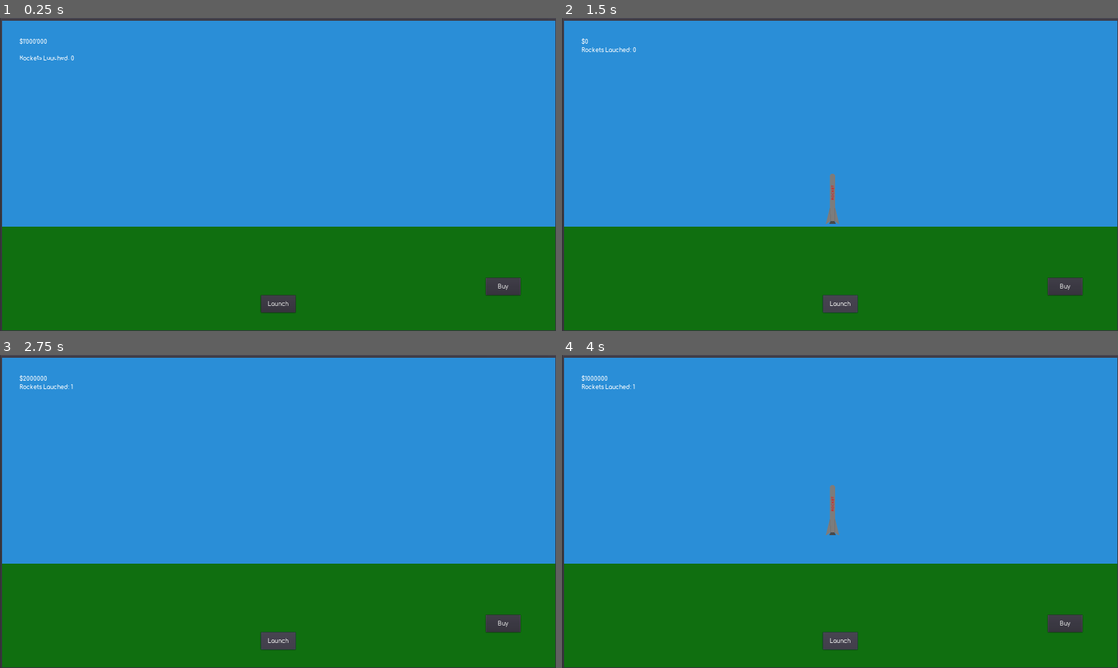
Above: before the commit, frames 1-4 (two rows, left to right).
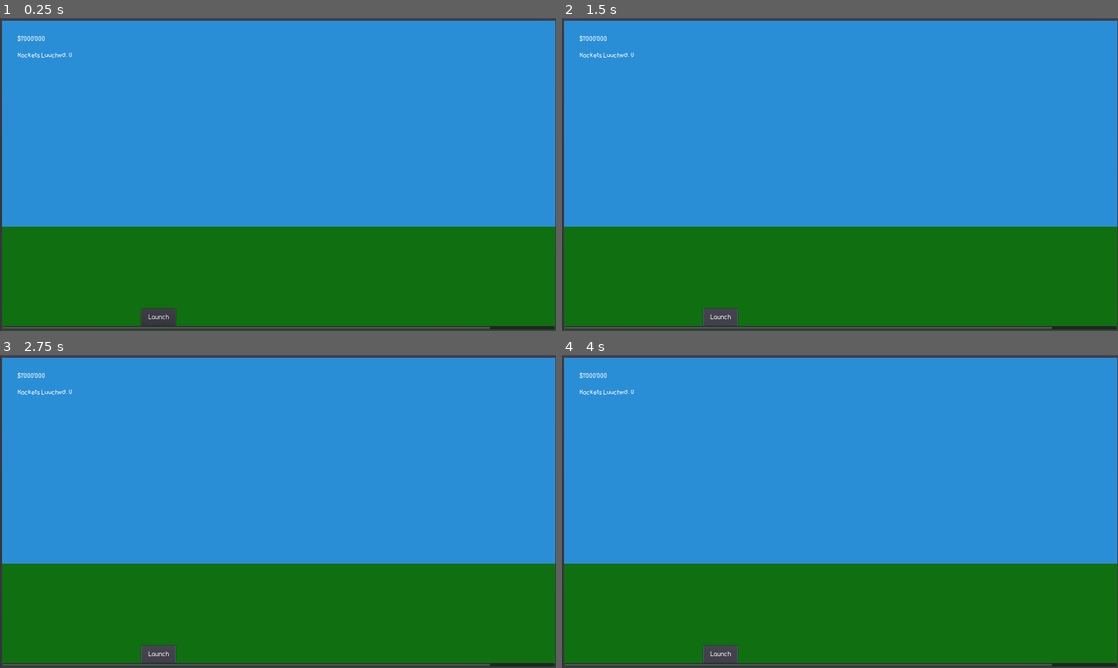
Above: after the commit, the same moments.

Repository: Jonathan-Odlum/Space-Idle-Game
Game: Godot game, scene res://Main.tscn
The game is run twice, just before and just after one commit, with the same random seed, the same clock (stepped at 60 frames per second) and the same inputs.
Inputs (mouse positions are in pixels of both pictures, inside the frame that each line leads up to):
- Up to frame 1 (0.25 s): no input
- Up to frame 2 (1.5 s): click (1062, 287) at 0.5 s, where only the run before the commit has a clickable "Buy"; click "Launch" at 1.25 s
- Up to frame 3 (2.75 s): click "Launch" at 2 s
- Up to frame 4 (4 s): click (1062, 624) at 2.75 s, where only the run before the commit has a clickable "Buy"; click "Launch" at 3.5 s

The runs differ from the first frame. In frame 1, 2.6% of the frame differs, in the area x 0-100%, y 5-100%; in frame 2, 2.8%; in frame 3, 2.7%; in frame 4, 2.8%.

Commit message:
Reworked gui, added scroll container for builings

Diff:
--- a/Earth.gd
+++ b/Earth.gd
@@ -1,7 +1,5 @@
 extends Control
 
-var money = 1000000
-var launches = 0
 var has_rocket = false
 var rocket_scene = load("res://Rocket.tscn")
 var rocket
@@ -10,8 +8,7 @@
 func _on_Buy_pressed():
 	# Check for rocket and then create a new one.
 	if not has_rocket:
-		money -= 1000000
-		$GUI/Cols/Stats/Rows/Money.text = "$" + str(money)
+		get_tree().get_root().get_node("Main").change_money(-1000000)
 		rocket = rocket_scene.instance()
 		rocket.position = Vector2(773,525)
 		add_child(rocket)
@@ -27,11 +24,9 @@
 
 func _on_RigidBody2D_in_orbit():
 	# When rocket leaves screen give monies and increment launches
-	money += 2000000
-	$GUI/Cols/Stats/Rows/Money.text = "$" + str(money)
+	get_tree().get_root().get_node("Main").change_money(2000000)
 
-	launches += 1
-	$GUI/Cols/Stats/Rows/Launches/Counter.text = str(launches)
+	get_tree().get_root().get_node("Main").increment_launches()
 
 	has_rocket = false
 	rocket.queue_free()
--- /dev/null
+++ b/Main.gd
@@ -0,0 +1,14 @@
+extends Control
+
+var money = 1000000
+var launches = 0
+
+
+func change_money(delta_dollar):
+	money += delta_dollar
+	$GUI/Cols/Stats/Rows/Money.text = "$" + str(money)
+
+
+func increment_launches():
+	launches += 1
+	$GUI/Cols/Stats/Rows/Launches/Counter.text = str(launches)
--- a/Main.tscn
+++ b/Main.tscn
@@ -1,8 +1,9 @@
-[gd_scene load_steps=5 format=2]
+[gd_scene load_steps=6 format=2]
 
 [ext_resource path="res://assets/font/Comfortaa-Bold.ttf" type="DynamicFontData" id=1]
 [ext_resource path="res://Earth.gd" type="Script" id=2]
 [ext_resource path="res://Moon.tscn" type="PackedScene" id=3]
+[ext_resource path="res://Main.gd" type="Script" id=4]
 
 [sub_resource type="DynamicFont" id=1]
 font_data = ExtResource( 1 )
@@ -10,11 +11,12 @@
 [node name="Main" type="Control"]
 anchor_right = 1.0
 anchor_bottom = 1.0
-__meta__ = {
-"_edit_use_anchors_": false
-}
-
-[node name="TabContainer" type="TabContainer" parent="."]
+script = ExtResource( 4 )
+__meta__ = {
+"_edit_use_anchors_": false
+}
+
+[node name="Locations" type="TabContainer" parent="."]
 anchor_right = 1.0
 anchor_bottom = 1.0
 margin_left = 1.68179
@@ -25,7 +27,7 @@
 "_edit_use_anchors_": false
 }
 
-[node name="Earth" type="Control" parent="TabContainer"]
+[node name="Earth" type="Control" parent="Locations"]
 anchor_right = 1.0
 anchor_bottom = 1.0
 margin_left = 4.0
@@ -37,7 +39,7 @@
 "_edit_use_anchors_": false
 }
 
-[node name="VBoxContainer" type="VBoxContainer" parent="TabContainer/Earth"]
+[node name="Scenery" type="VBoxContainer" parent="Locations/Earth"]
 anchor_right = 1.0
 anchor_bottom = 1.0
 custom_constants/separation = 0
@@ -45,7 +47,7 @@
 "_edit_use_anchors_": false
 }
 
-[node name="Sky" type="ColorRect" parent="TabContainer/Earth/VBoxContainer"]
+[node name="Sky" type="ColorRect" parent="Locations/Earth/Scenery"]
 margin_right = 1592.0
 margin_bottom = 592.0
 size_flags_horizontal = 3
@@ -56,7 +58,7 @@
 "_edit_use_anchors_": false
 }
 
-[node name="Ground2" type="ColorRect" parent="TabContainer/Earth/VBoxContainer"]
+[node name="Ground" type="ColorRect" parent="Locations/Earth/Scenery"]
 margin_top = 592.0
 margin_right = 1592.0
 margin_bottom = 889.0
@@ -67,9 +69,75 @@
 "_edit_use_anchors_": false
 }
 
-[node name="GUI" type="MarginContainer" parent="TabContainer/Earth"]
-anchor_right = 1.0
-anchor_bottom = 1.0
+[node name="View" type="ScrollContainer" parent="Locations/Earth"]
+anchor_right = 1.0
+anchor_bottom = 1.0
+scroll_vertical_enabled = false
+__meta__ = {
+"_edit_use_anchors_": false
+}
+
+[node name="Buildings" type="HBoxContainer" parent="Locations/Earth/View"]
+margin_right = 1804.0
+margin_bottom = 877.0
+size_flags_horizontal = 3
+size_flags_vertical = 3
+
+[node name="LaunchPad" type="MarginContainer" parent="Locations/Earth/View/Buildings"]
+margin_right = 900.0
+margin_bottom = 877.0
+rect_min_size = Vector2( 900, 0 )
+size_flags_horizontal = 3
+
+[node name="Launch" type="Button" parent="Locations/Earth/View/Buildings/LaunchPad"]
+margin_left = 400.0
+margin_top = 827.0
+margin_right = 500.0
+margin_bottom = 877.0
+rect_min_size = Vector2( 100, 50 )
+size_flags_horizontal = 4
+size_flags_vertical = 8
+custom_fonts/font = SubResource( 1 )
+text = "Launch"
+__meta__ = {
+"_edit_use_anchors_": false
+}
+
+[node name="RocketFactory" type="MarginContainer" parent="Locations/Earth/View/Buildings"]
+margin_left = 904.0
+margin_right = 1804.0
+margin_bottom = 877.0
+rect_min_size = Vector2( 900, 0 )
+size_flags_horizontal = 3
+custom_constants/margin_right = 50
+custom_constants/margin_bottom = 50
+
+[node name="Buy" type="Button" parent="Locations/Earth/View/Buildings/RocketFactory"]
+margin_left = 750.0
+margin_top = 777.0
+margin_right = 850.0
+margin_bottom = 827.0
+rect_min_size = Vector2( 100, 50 )
+size_flags_horizontal = 8
+size_flags_vertical = 8
+custom_fonts/font = SubResource( 1 )
+text = "Buy"
+
+[node name="Moon" type="Control" parent="Locations"]
+visible = false
+anchor_right = 1.0
+anchor_bottom = 1.0
+margin_left = 4.0
+margin_top = 8.0
+margin_right = -4.0
+margin_bottom = -4.0
+
+[node name="Moon" parent="Locations/Moon" instance=ExtResource( 3 )]
+
+[node name="GUI" type="MarginContainer" parent="."]
+anchor_right = 1.0
+anchor_bottom = 1.0
+margin_bottom = -714.0
 custom_constants/margin_right = 50
 custom_constants/margin_top = 50
 custom_constants/margin_left = 50
@@ -78,24 +146,24 @@
 "_edit_use_anchors_": false
 }
 
-[node name="Cols" type="HBoxContainer" parent="TabContainer/Earth/GUI"]
+[node name="Cols" type="HBoxContainer" parent="GUI"]
 margin_left = 50.0
 margin_top = 50.0
-margin_right = 1542.0
-margin_bottom = 839.0
-size_flags_horizontal = 3
-size_flags_vertical = 3
-
-[node name="Stats" type="MarginContainer" parent="TabContainer/Earth/GUI/Cols"]
-margin_right = 494.0
-margin_bottom = 789.0
-size_flags_horizontal = 3
-
-[node name="Rows" type="VBoxContainer" parent="TabContainer/Earth/GUI/Cols/Stats"]
-margin_right = 494.0
-margin_bottom = 789.0
-
-[node name="Money" type="Label" parent="TabContainer/Earth/GUI/Cols/Stats/Rows"]
+margin_right = 1550.0
+margin_bottom = 136.0
+size_flags_horizontal = 3
+size_flags_vertical = 3
+
+[node name="Stats" type="MarginContainer" parent="GUI/Cols"]
+margin_right = 1500.0
+margin_bottom = 86.0
+size_flags_horizontal = 3
+
+[node name="Rows" type="VBoxContainer" parent="GUI/Cols/Stats"]
+margin_right = 1500.0
+margin_bottom = 86.0
+
+[node name="Money" type="Label" parent="GUI/Cols/Stats/Rows"]
 margin_right = 76.0
 margin_bottom = 41.0
 size_flags_horizontal = 0
@@ -107,12 +175,12 @@
 "_edit_use_anchors_": false
 }
 
-[node name="Launches" type="HBoxContainer" parent="TabContainer/Earth/GUI/Cols/Stats/Rows"]
+[node name="Launches" type="HBoxContainer" parent="GUI/Cols/Stats/Rows"]
 margin_top = 45.0
-margin_right = 494.0
+margin_right = 1500.0
 margin_bottom = 86.0
 
-[node name="Label" type="Label" parent="TabContainer/Earth/GUI/Cols/Stats/Rows/Launches"]
+[node name="Label" type="Label" parent="GUI/Cols/Stats/Rows/Launches"]
 margin_right = 147.0
 margin_bottom = 41.0
 size_flags_horizontal = 0
@@ -124,7 +192,7 @@
 "_edit_use_anchors_": false
 }
 
-[node name="Counter" type="Label" parent="TabContainer/Earth/GUI/Cols/Stats/Rows/Launches"]
+[node name="Counter" type="Label" parent="GUI/Cols/Stats/Rows/Launches"]
 margin_left = 151.0
 margin_right = 160.0
 margin_bottom = 41.0
@@ -136,59 +204,5 @@
 __meta__ = {
 "_edit_use_anchors_": false
 }
-
-[node name="Rocket" type="MarginContainer" parent="TabContainer/Earth/GUI/Cols"]
-margin_left = 498.0
-margin_right = 992.0
-margin_bottom = 789.0
-size_flags_horizontal = 3
-
-[node name="Launch" type="Button" parent="TabContainer/Earth/GUI/Cols/Rocket"]
-margin_left = 197.0
-margin_top = 739.0
-margin_right = 297.0
-margin_bottom = 789.0
-rect_min_size = Vector2( 100, 50 )
-size_flags_horizontal = 4
-size_flags_vertical = 8
-custom_fonts/font = SubResource( 1 )
-text = "Launch"
-__meta__ = {
-"_edit_use_anchors_": false
-}
-
-[node name="Actions" type="MarginContainer" parent="TabContainer/Earth/GUI/Cols"]
-margin_left = 996.0
-margin_right = 1492.0
-margin_bottom = 789.0
-size_flags_horizontal = 3
-
-[node name="MarginContainer" type="MarginContainer" parent="TabContainer/Earth/GUI/Cols/Actions"]
-margin_right = 496.0
-margin_bottom = 789.0
-custom_constants/margin_right = 50
-custom_constants/margin_bottom = 50
-
-[node name="Buy" type="Button" parent="TabContainer/Earth/GUI/Cols/Actions/MarginContainer"]
-margin_left = 346.0
-margin_top = 689.0
-margin_right = 446.0
-margin_bottom = 739.0
-rect_min_size = Vector2( 100, 50 )
-size_flags_horizontal = 8
-size_flags_vertical = 8
-custom_fonts/font = SubResource( 1 )
-text = "Buy"
-
-[node name="Moon" type="Control" parent="TabContainer"]
-visible = false
-anchor_right = 1.0
-anchor_bottom = 1.0
-margin_left = 4.0
-margin_top = 8.0
-margin_right = -4.0
-margin_bottom = -4.0
-
-[node name="Moon" parent="TabContainer/Moon" instance=ExtResource( 3 )]
-[connection signal="pressed" from="TabContainer/Earth/GUI/Cols/Rocket/Launch" to="TabContainer/Earth" method="_on_Launch_pressed"]
-[connection signal="pressed" from="TabContainer/Earth/GUI/Cols/Actions/MarginContainer/Buy" to="TabContainer/Earth" method="_on_Buy_pressed"]
+[connection signal="pressed" from="Locations/Earth/View/Buildings/LaunchPad/Launch" to="Locations/Earth" method="_on_Launch_pressed"]
+[connection signal="pressed" from="Locations/Earth/View/Buildings/RocketFactory/Buy" to="Locations/Earth" method="_on_Buy_pressed"]
